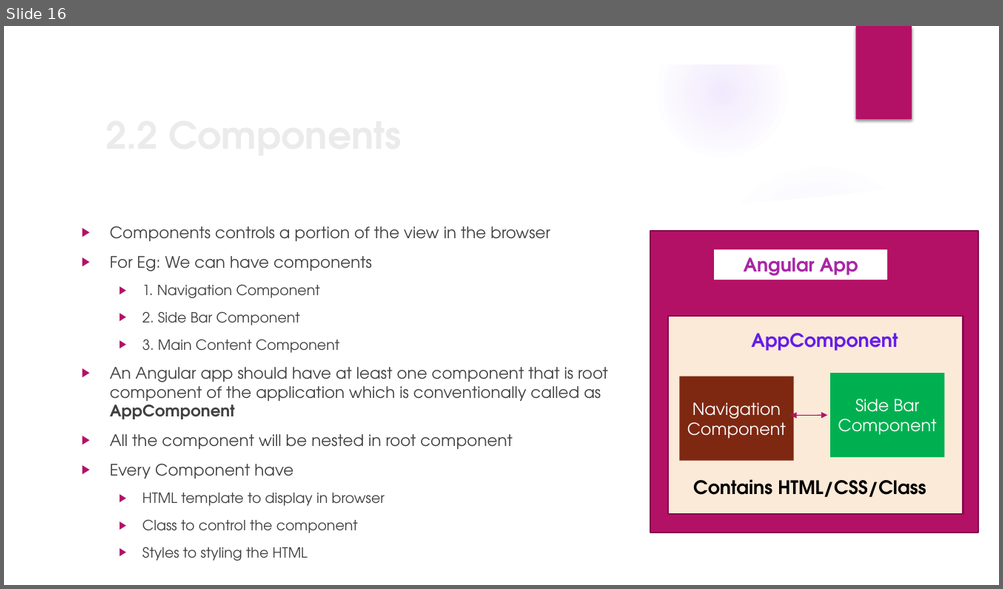
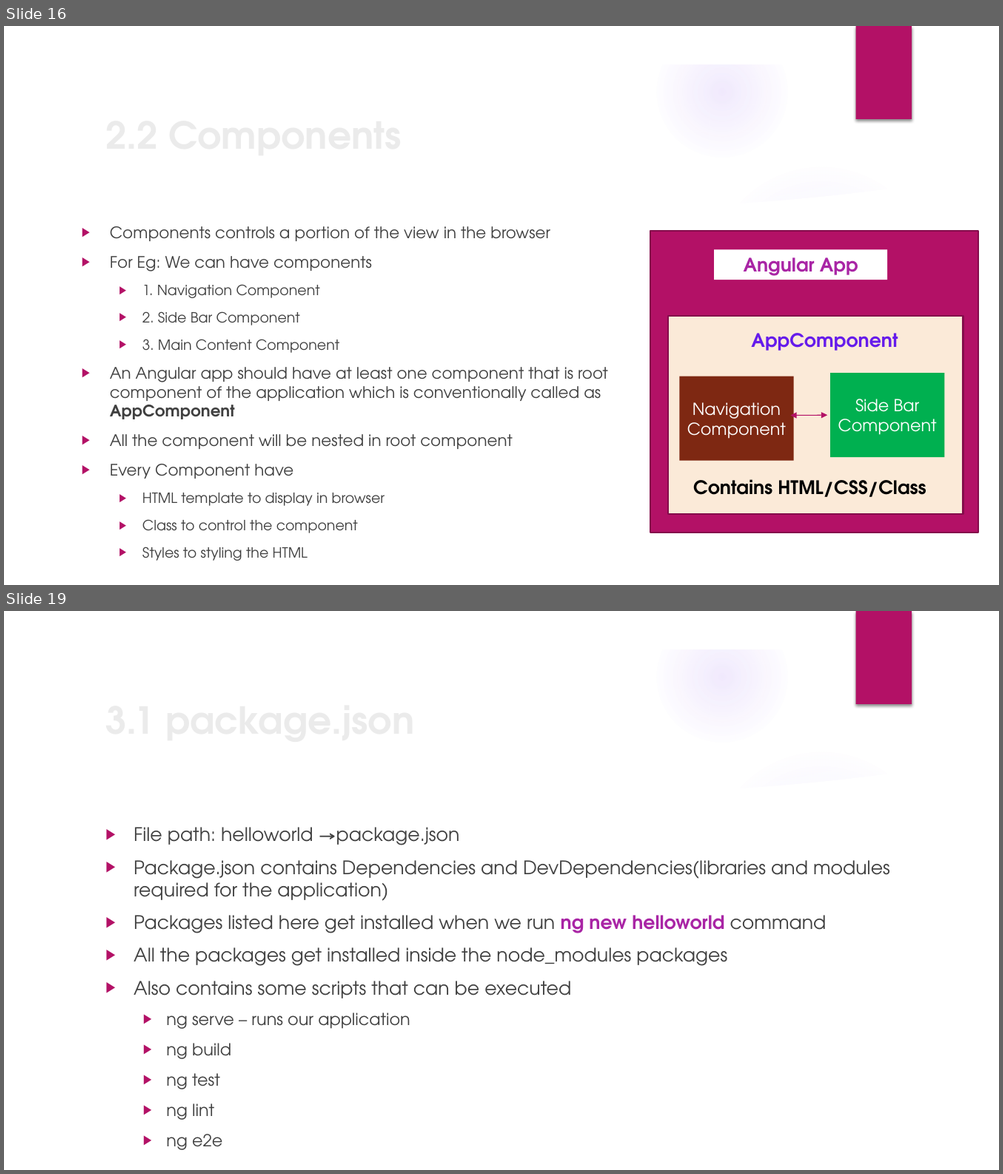
Before and after one commit to monicka2479/AngularSession, a slide deck: Angular Presentation.pptx. Shown one above the other, each under a label of ours: slide 16 before the commit, slides 16 and 19 after it; the slides between them are not shown. The pictures are 1003x589 and 1003x1174 pixels, drawn with LibreOffice and Linux fonts; fonts in the diff are those of the drawing; background and template pictures are left out. Boxes give left, top, right and bottom in pixels: in the first picture for what was removed or moved away, otherwise in the second. Text is boxed around its words. In the diff, an @@ line names an element or a change of style, - is before the commit and + after.

```diff
--- a/Angular Presentation.pptx
+++ b/Angular Presentation.pptx
@@ slide 19 added at (4,611,999,1170), background picture (left out); not listed: 9 template elements that a slide beside it also shows @@
@@ text added at (134,827,890,1150), 18 pt, text #404040 @@
+▶ File path: helloworld →package.json
+▶ Package.json contains Dependencies and DevDependencies(libraries and modules required for the application)
+▶ Packages listed here get installed when we run ng new helloworld command
+▶ All the packages get installed inside the node_modules packages
+▶ Also contains some scripts that can be executed
+  ▶ ng serve – runs our application
+  ▶ ng build
+  ▶ ng test
+  ▶ ng lint
+  ▶ ng e2e
@@ title added at (318,827,460,846), 36 pt, text #EBEBEB, bold @@
+3.1 package.json
```
Also in this commit, not shown: 6 other slides added.
